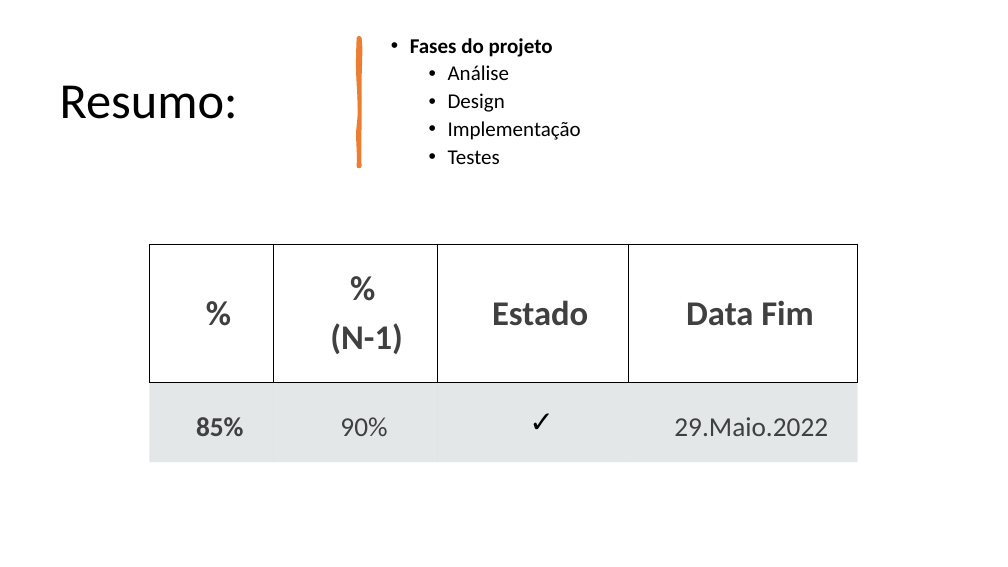
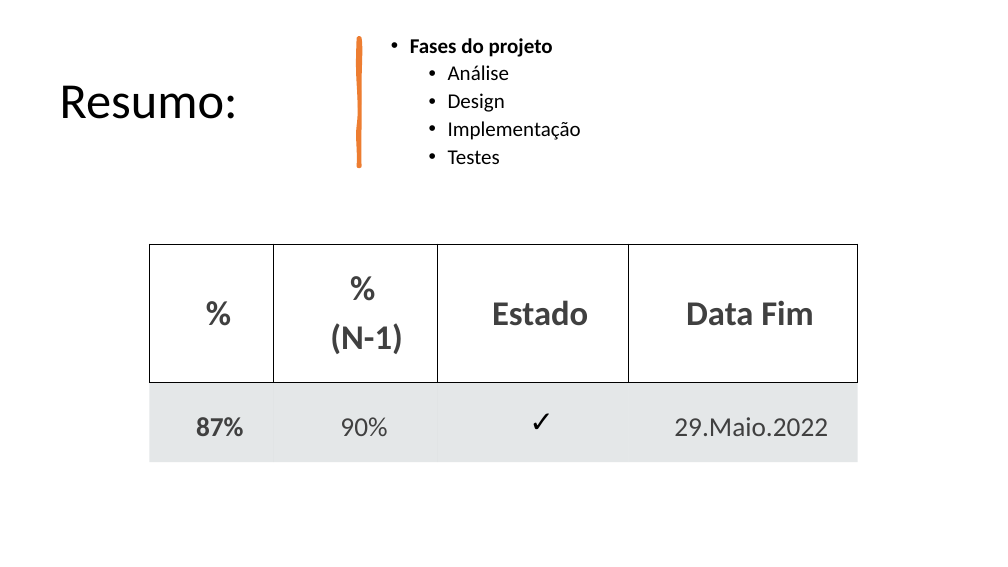
Before and after one commit to marttuga/LAPR4-SmartSystems, a slide deck: slide 2 of docs/Sprint3/Apresentação/LAPR4_Presentation.pptx. Drawn at 1008x567 pixels with LibreOffice and Linux fonts; fonts in the diff are those of the drawing. Boxes give left, top, right and bottom in pixels: in the first picture for what was removed or moved away, otherwise in the second. Text is boxed around its words. In the diff, an @@ line names an element or a change of style, - is before the commit and + after.

```diff
--- a/docs/Sprint3/Apresentação/LAPR4_Presentation.pptx
+++ b/docs/Sprint3/Apresentação/LAPR4_Presentation.pptx
@@ table at box(150, 244, 859, 462) @@
-row 2, column 1: 85%
+row 2, column 1: 87%
```
Also in this commit, not shown: 1 other slide changed.
